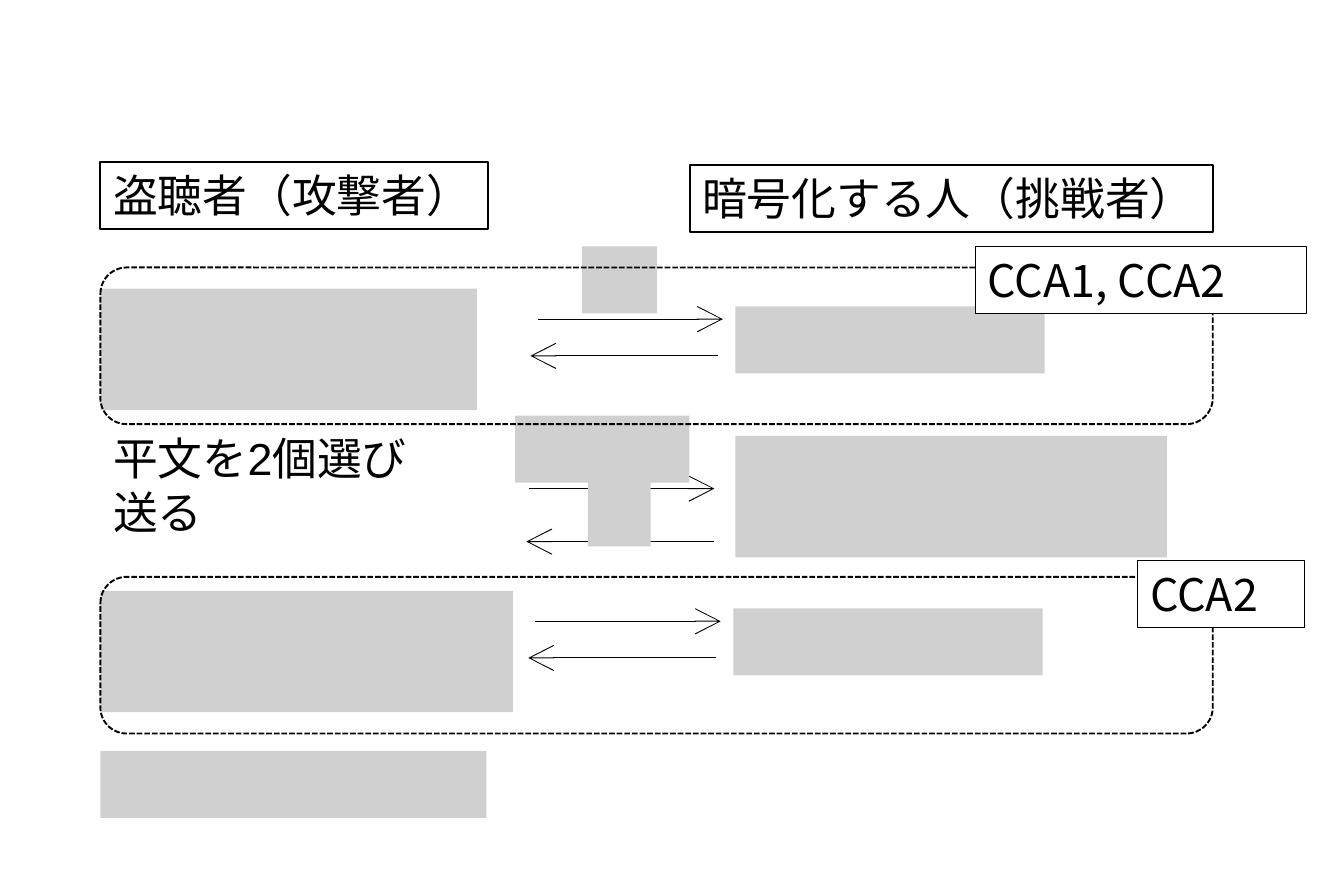
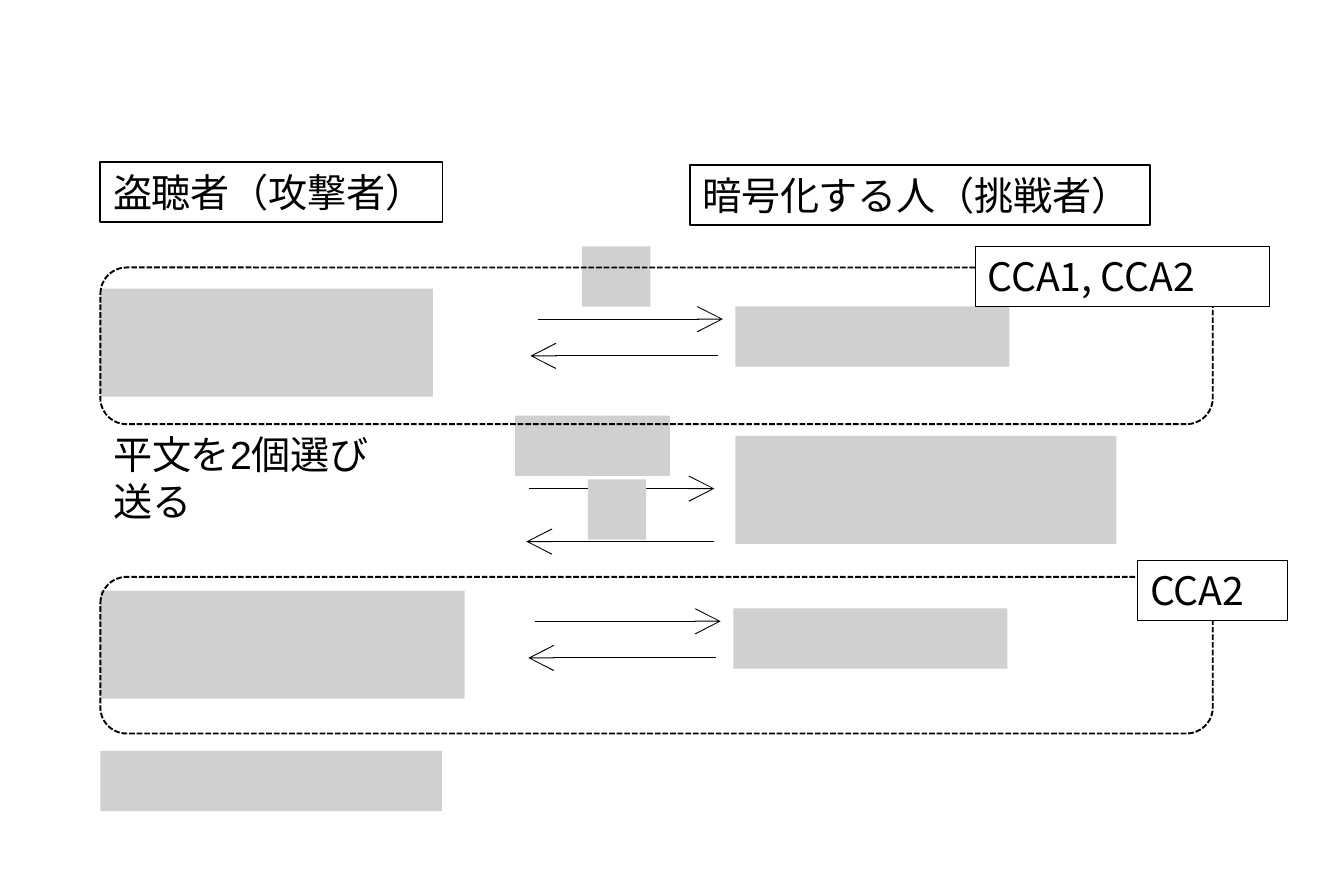
Before and after one commit to herumi/ango-src, a slide deck: slide 1 of img/ind-cca.pptx. Drawn at 1344x874 pixels with LibreOffice and Linux fonts; fonts in the diff are those of the drawing; grey boxes stand for pictures. Boxes give left, top, right and bottom in pixels: in the first picture for what was removed or moved away, otherwise in the second. Text is boxed around its words. In the diff, an @@ line names an element or a change of style, - is before the commit and + after.

```diff
--- a/img/ind-cca.pptx
+++ b/img/ind-cca.pptx
@@ rectangle "盗聴者（攻撃者）" resized from (x1=99, y1=161, x2=487, y2=228) to (x1=99, y1=161, x2=441, y2=220) @@
@@ size 12 to 10.5 pt in 5 elements at (x1=1137, y1=559, x2=1288, y2=618), (x1=976, y1=247, x2=1271, y2=306), (x1=113, y1=436, x2=369, y2=519), (x1=99, y1=161, x2=441, y2=220), (x1=691, y1=164, x2=1153, y2=223) @@
@@ rectangle "暗号化する人（挑戦者）" resized from (x1=691, y1=164, x2=1215, y2=231) to (x1=691, y1=164, x2=1153, y2=223) @@
@@ picture resized from (x1=581, y1=247, x2=656, y2=314) to (x1=581, y1=247, x2=650, y2=306) @@
@@ rectangle "CCA1, CCA2" resized from (x1=976, y1=247, x2=1306, y2=314) to (x1=976, y1=247, x2=1271, y2=306) @@
@@ picture resized from (x1=99, y1=288, x2=476, y2=409) to (x1=99, y1=288, x2=433, y2=395) @@
@@ picture resized from (x1=737, y1=306, x2=1046, y2=374) to (x1=737, y1=306, x2=1011, y2=366) @@
@@ picture resized from (x1=516, y1=417, x2=691, y2=484) to (x1=516, y1=417, x2=672, y2=476) @@
@@ picture resized from (x1=737, y1=435, x2=1169, y2=556) to (x1=737, y1=435, x2=1118, y2=543) @@
@@ picture resized from (x1=589, y1=478, x2=650, y2=546) to (x1=589, y1=478, x2=648, y2=538) @@
@@ rectangle "CCA2" resized from (x1=1137, y1=559, x2=1304, y2=626) to (x1=1137, y1=559, x2=1288, y2=618) @@
@@ picture resized from (x1=99, y1=591, x2=513, y2=712) to (x1=99, y1=591, x2=465, y2=699) @@
@@ picture resized from (x1=734, y1=607, x2=1043, y2=675) to (x1=734, y1=607, x2=1008, y2=667) @@
@@ picture resized from (x1=99, y1=750, x2=487, y2=817) to (x1=99, y1=750, x2=441, y2=809) @@
```
Also in this commit, not shown: 29 other files.
